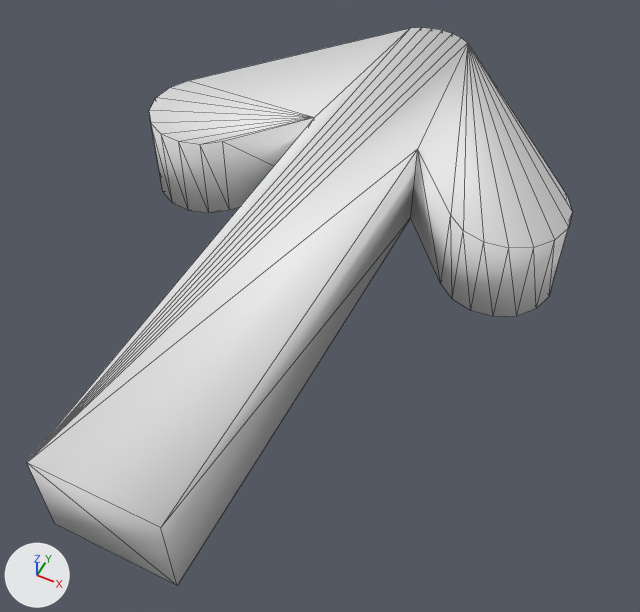
The OBJ model src/maps/ArrowGallery/meshes/arrow_single_round_cap.obj: old version first, new version second.
One viewpoint serves both versions: a 50 mm camera at (2.48, -1.85, 5.21) aimed at (0.25, 2.61, -0.36). Every picture has the same lights, and +X, +Y and +Z are marked at lower left. The picture after the commit comes second. Mesh edges are drawn as thin lines. Where no turn or scale is listed for an object, it has been applied to the vertices.

The scene before the commit, as lines of its bpy script (objects in view):
```python
me_arrow_single_round_cap = bpy.data.meshes.new('arrow_single_round_cap')
me_arrow_single_round_cap.from_pydata(...)  # 58 vertices, 112 faces; spans x -1.94..1.94, y 0.0..5.87, z -0.4..0.4
me_arrow_single_round_cap.polygons.foreach_set('use_smooth', [True] * 112)
ob_arrow_single_round_cap = bpy.data.objects.new('arrow_single_round_cap', me_arrow_single_round_cap)
ob_arrow_single_round_cap.location = (0.0, 0.0, 0.0)
```
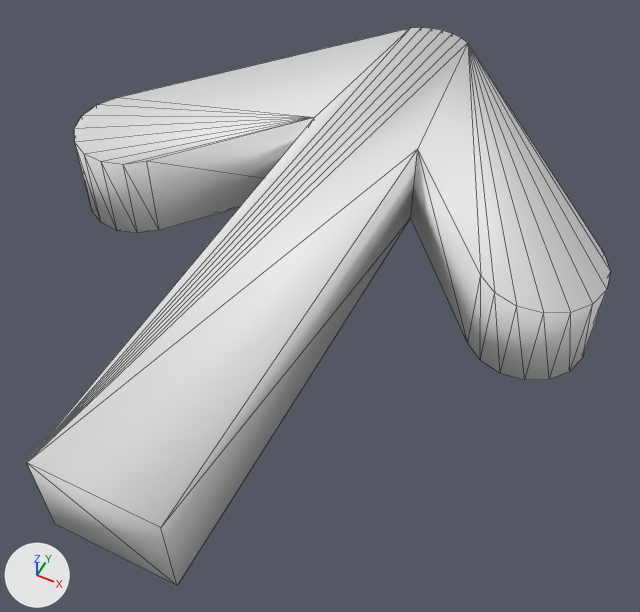
Patch to the scene script:
```diff
--- a/src/maps/ArrowGallery/meshes/arrow_single_round_cap.obj.py
+++ b/src/maps/ArrowGallery/meshes/arrow_single_round_cap.obj.py
@@ me_arrow_single_round_cap @@
 # used by ob_arrow_single_round_cap; location = (0.0, 0.0, 0.0)
-me_arrow_single_round_cap.from_pydata(...)  # 58 vertices, 112 faces; spans x -1.94..1.94, y 0.0..5.87, z -0.4..0.4
+me_arrow_single_round_cap.from_pydata(...)  # 58 vertices, 112 faces; spans x -2.38..2.38, y 0.0..5.87, z -0.4..0.4
+# me_arrow_single_round_cap part 1: all 18 vertices in x -1.94..-1.06, y 3.16..3.98, z -0.4..0.4 are moved by (-0.44, -0.52, 0.0)
+# me_arrow_single_round_cap part 2: all 18 vertices in x 1.06..1.94, y 3.16..3.98, z -0.4..0.4 are moved by (0.44, -0.52, 0.0)
```

Pixel boxes [x1, y1, x2, y2] of what changed, in the pictures (640 x 612 px; the box of a moved part takes in the faces that stretch with it):
'arrow_single_round_cap', reshaped (7% wider)
    before: [27, 28, 573, 585]
    after: [27, 28, 611, 585]
part 1 of me_arrow_single_round_cap, moved or reshaped
    before: [149, 28, 410, 213]
    after: [74, 28, 410, 233]
part 2 of me_arrow_single_round_cap, moved or reshaped
    before: [411, 44, 573, 317]
    after: [411, 44, 611, 380]
